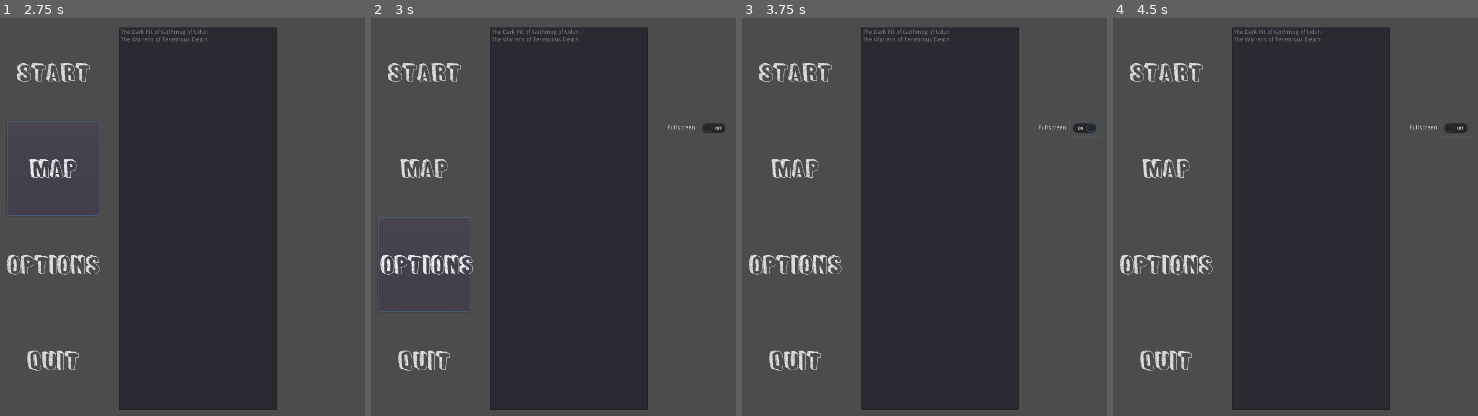
Above: before the commit, frames 1-4 (left to right).
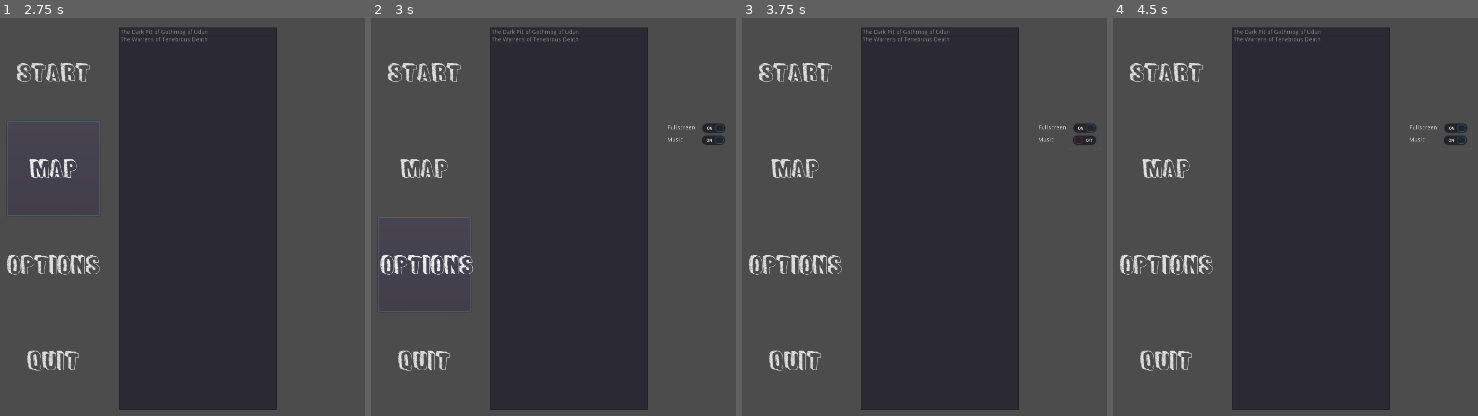
Above: after the commit, the same moments.

Repository: Lexxn0x3/Dungeons_and_Dragons
Game: Godot game, scene res://Main.tscn
Two runs of this game, one before a commit and one after it. Both use one fixed random seed, a clock stepped at 60 frames per second and the inputs below. The engine's default icon, where the game draws it, is replaced by a stand-in: a white triangle on a blue panel in a dark square.
Inputs (mouse positions are in pixels of both pictures, inside the frame that each line leads up to; where the layout moved, square brackets give the same spot in the first picture):
- Up to frame 1 (2.75 s): click "Start" at 0.5 s; click "Start" at 1.25 s; click "Map" at 2 s
- Up to frame 2 (3 s): click "Options" at 2.75 s
- Up to frame 3 (3.75 s): click (1085, 141) [1085, 129] at 3.5 s
- Up to frame 4 (4.5 s): tap Enter at 4.25 s; hold Right (ui_right) from 4.28 s (still down); hold C (camera_zoom_in) from 4.28 s (still down)

Frame 1 is identical in both runs. In frame 2, 0.2% of the frame differs, in the area x 81-97%, y 26-32%; in frame 3, 0.1%; in frame 4, 0.2%, in the area x 81-99%, y 25-33%.
Error before the commit: Invalid set index 'pressed' (on base: 'CheckButton') with value of type 'Nil'. (res://Options.gd:11)

Commit message:
added mainManu music

Diff:
--- a/Game GoDot/Main.gd
+++ b/Game GoDot/Main.gd
@@ -20,10 +20,16 @@
 	var err = config.load("user://settings.cfg")                                #it dosent exist already
 	if err == 7:
 		config.save("user://settings.cfg")
+		_set_ConfigFile("Graphics", "Fullscreen", true)
+		_set_ConfigFile("Audio", "MusicPlaying", true)
+
 	_instance_MainMenu()
 
-	if _read_ConfigFile("Graphics", "Fullscreen") == true||false:
-		OS.window_fullscreen = _read_ConfigFile("Graphics", "Fullscreen")
+	#if _read_ConfigFile("Graphics", "Fullscreen") == true||false:
+	OS.window_fullscreen = _read_ConfigFile("Graphics", "Fullscreen")
+	#if _read_ConfigFile("Audio", "MusicPlaying") == true||false:
+	get_node("AudioStreamPlayer").set_stream_paused(!(_read_ConfigFile("Audio", "MusicPlaying")))
+
 
 func _process(delta):
 	pass
--- a/Game GoDot/Main.tscn
+++ b/Game GoDot/Main.tscn
@@ -1,6 +1,12 @@
-[gd_scene load_steps=2 format=2]
+[gd_scene load_steps=3 format=2]
 
+[ext_resource path="res://music/SuspensefulUnderscoreMusic2019-01-31_-_A_World_In_Trouble_-_David_Fesliyan.wav" type="AudioStream" id=1]
 [ext_resource path="res://Main.gd" type="Script" id=3]
 
 [node name="Main" type="Node"]
 script = ExtResource( 3 )
+
+[node name="AudioStreamPlayer" type="AudioStreamPlayer" parent="."]
+stream = ExtResource( 1 )
+volume_db = 1.0
+autoplay = true
--- a/Game GoDot/Options.gd
+++ b/Game GoDot/Options.gd
@@ -9,7 +9,7 @@
 # Called when the node enters the scene tree for the first time.
 func _ready():
 	get_node("Label/CheckButton").pressed = get_parent()._read_ConfigFile("Graphics", "Fullscreen")
-
+	get_node("Label2/CheckButton").pressed = get_parent()._read_ConfigFile("Audio", "MusicPlaying")
 
 # Called every frame. 'delta' is the elapsed time since the previous frame.
 #func _process(delta):
@@ -19,3 +19,9 @@
 func _on_Fullscreen_CheckButton_toggled(button_pressed):
 	OS.window_fullscreen = button_pressed
 	get_parent()._set_ConfigFile("Graphics", "Fullscreen", button_pressed)
+
+
+
+func _on_Music_CheckButton_toggled(button_pressed):
+	get_parent().get_node("AudioStreamPlayer").set_stream_paused(!button_pressed)# !becouse of sptopped not playing
+	get_parent()._set_ConfigFile("Audio", "MusicPlaying", button_pressed)
--- a/Game GoDot/Options.tscn
+++ b/Game GoDot/Options.tscn
@@ -29,4 +29,25 @@
 __meta__ = {
 "_edit_use_anchors_": false
 }
+
+[node name="Label2" type="Label" parent="."]
+margin_left = 819.856
+margin_top = 348.612
+margin_right = 885.856
+margin_bottom = 362.612
+text = "Music"
+__meta__ = {
+"_edit_use_anchors_": false
+}
+
+[node name="CheckButton" type="CheckButton" parent="Label2"]
+margin_left = 73.5844
+margin_top = -12.1934
+margin_right = 149.584
+margin_bottom = 27.8066
+pressed = true
+__meta__ = {
+"_edit_use_anchors_": false
+}
 [connection signal="toggled" from="Label/CheckButton" to="." method="_on_Fullscreen_CheckButton_toggled"]
+[connection signal="toggled" from="Label2/CheckButton" to="." method="_on_Music_CheckButton_toggled"]
Not shown, added: Game GoDot/music/2018-07-22_-_The_Unsolved_Murder_-_David_Fesliyan.wav.import
Not shown, added: Game GoDot/music/SuspensefulUnderscoreMusic2019-01-31_-_A_World_In_Trouble_-_David_Fesliyan.wav.import
Not shown, added: Documents/resources.docx
Not shown, added: Game GoDot/music/2018-07-22_-_The_Unsolved_Murder_-_David_Fesliyan.wav
Not shown, added: Game GoDot/music/SuspensefulUnderscoreMusic2019-01-31_-_A_World_In_Trouble_-_David_Fesliyan.wav
Not shown, added: Game GoDot/music/orignial files/2018-07-22_-_The_Unsolved_Murder_-_David_Fesliyan.mp3
Not shown, added: Game GoDot/music/orignial files/SuspensefulUnderscoreMusic2019-01-31_-_A_World_In_Trouble_-_David_Fesliyan.mp3
